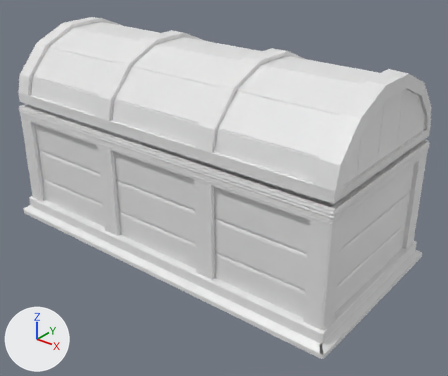
A saved change to the Blender file chest.blend.
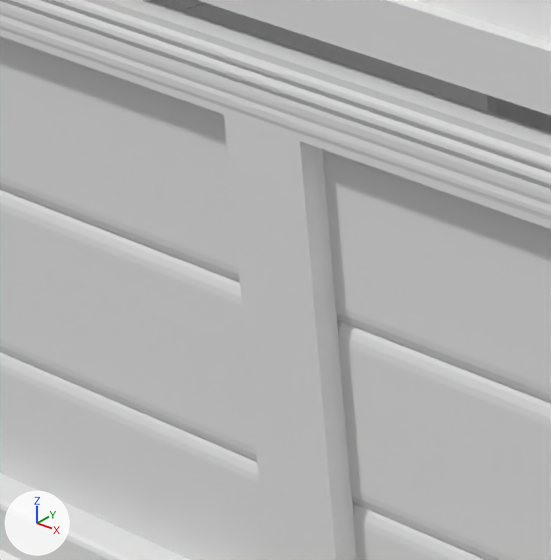
Each version appears first whole from a camera (50 mm lens) standing at (5.15, -6.07, 4.61) and looking at (0.35, -0.06, 0.88), and next in a close-up on the part from 13% to 34% of the width and 33% to 59% of the height. Arrows for +X, +Y and +Z are at lower left; the lights stay in place. The older version's two pictures come first.
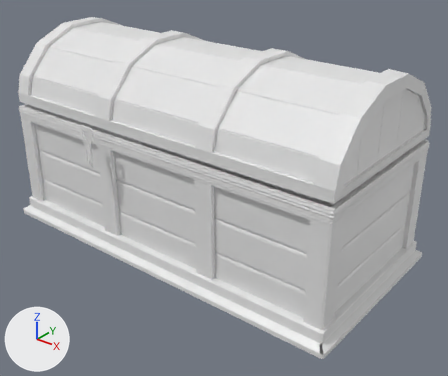
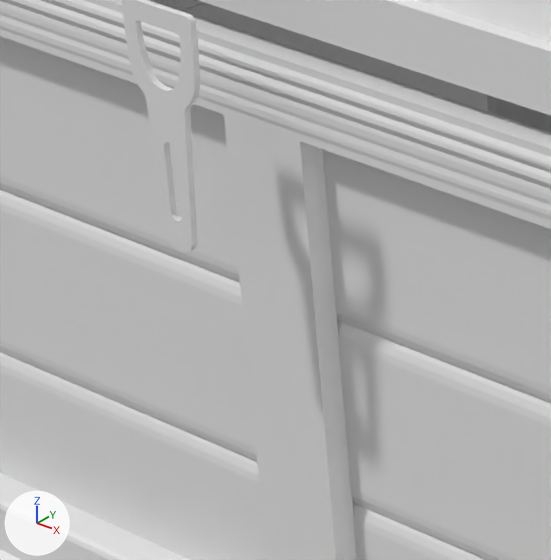
Commit message: feat: creation d'une serrure

Pixel boxes (x1, y1, x2, y2) of what changed, in the close-ups (551 x 560 px):
```json
{"object": "Cylinder.001", "change": "added", "after": [122, 0, 200, 252]}
```

The change, as JSON lines over the scene's bpy script:
```json
{"op": "add", "block": "me_cylinder_002", "code": ["me_cylinder_002 = bpy.data.meshes.new('Cylinder.002')", "me_cylinder_002.from_pydata(...)  # 620 vertices, 592 faces; spans x -0.064..0.274, y 0.0..0.01, z -0.074..0.074"]}
{"op": "add", "block": "ob_cylinder_001", "code": ["ob_cylinder_001 = bpy.data.objects.new('Cylinder.001', me_cylinder_002)", "ob_cylinder_001.location = (-0.78, -1.427, 1.801)", "ob_cylinder_001.rotation_euler = (-1.571, 1.571, -1.571)  # degrees (-90, 90, -90)", "ob_cylinder_001.scale = (1.68, 1.54, 1.51)"]}
```
